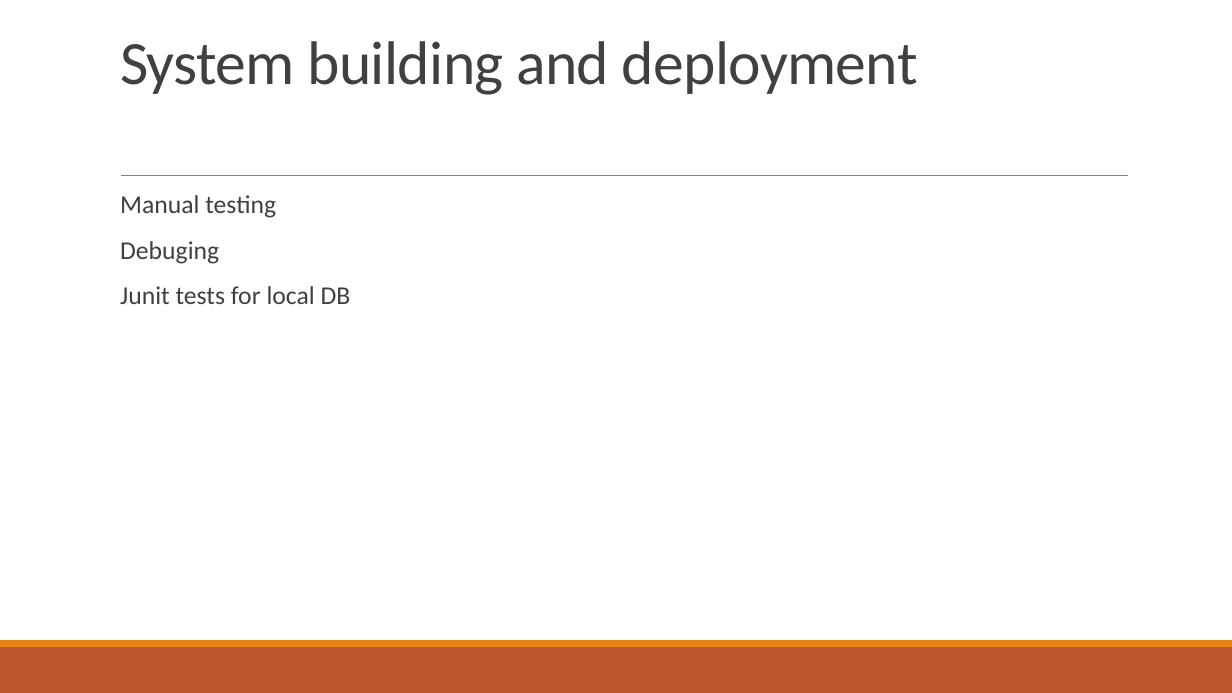
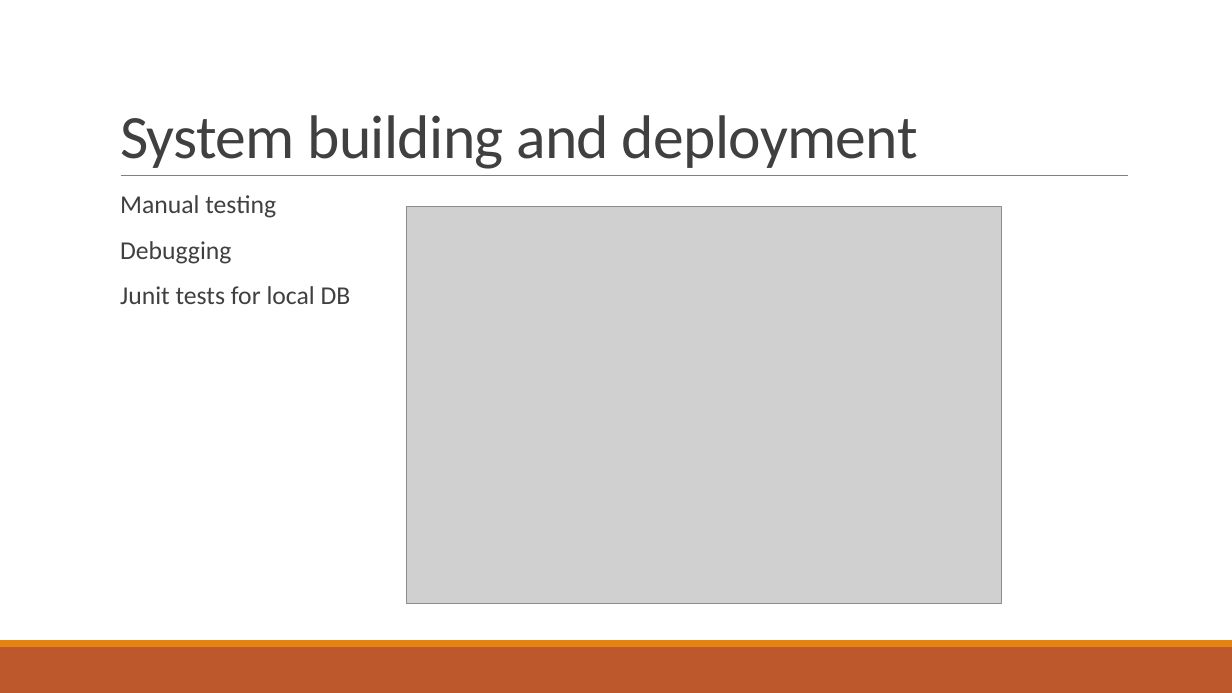
Before and after one commit to bricht/piens-un-maize, a slide deck: slide 6 of presentation/MilknBread.pptx (slide 5 before the commit). Drawn at 1232x693 pixels with LibreOffice and Linux fonts; fonts in the diff are those of the drawing; grey boxes stand for pictures. Boxes give left, top, right and bottom in pixels: in the first picture for what was removed or moved away, otherwise in the second. Text is boxed around its words. In the diff, an @@ line names an element or a change of style, - is before the commit and + after.

```diff
--- a/presentation/MilknBread.pptx
+++ b/presentation/MilknBread.pptx
@@ title "System building and deployment": place and size @@
-title "System building and deployment" at bbox=[120, 41, 918, 95]
+title "System building and deployment" at bbox=[120, 115, 918, 169]
@@ picture added at bbox=[406, 206, 1002, 604] @@
@@ text at bbox=[120, 241, 231, 264]: text changed @@
-  Debuging
+  Debugging
```
Also in this commit, not shown: 2 other slides changed, 1 slide added, 1 other file.
